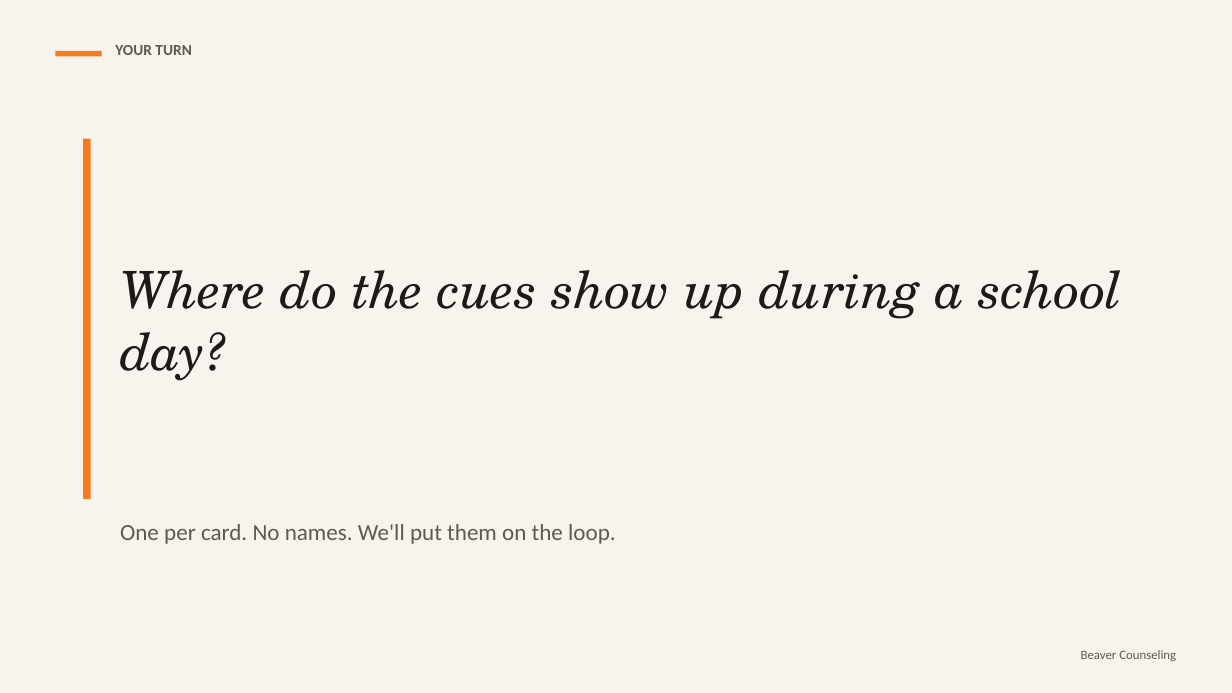
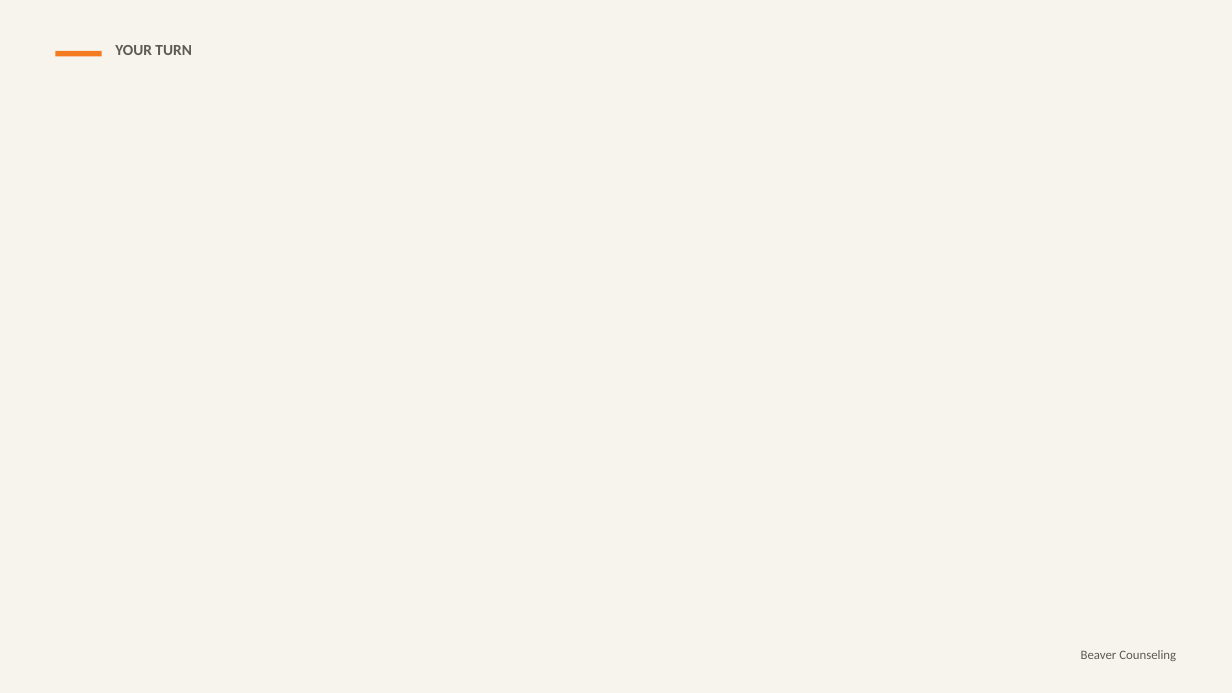
Before and after one commit to rmwtoolkit/bcds-toolkit, a slide deck: slide 9 of decks/vaping-and-your-brain-lesson-v2.pptx (slide 6 before the commit). Drawn at 1232x693 pixels with LibreOffice and Linux fonts; fonts in the diff are those of the drawing; background and template pictures are left out. Boxes give left, top, right and bottom in pixels: in the first picture for what was removed or moved away, otherwise in the second. Text is boxed around its words. In the diff, an @@ line names an element or a change of style, - is before the commit and + after.

```diff
--- a/decks/vaping-and-your-brain-lesson-v2.pptx
+++ b/decks/vaping-and-your-brain-lesson-v2.pptx
@@ rectangle removed at (x1=83, y1=139, x2=91, y2=499) @@
@@ text removed at (x1=120, y1=270, x2=1123, y2=381) @@
-Where do the cues show up during a school day?
@@ text removed at (x1=120, y1=524, x2=616, y2=544) @@
-One per card. No names. We'll put them on the loop.
```
Also in this commit, not shown: 10 other slides changed, 8 slides added, 2 slides removed, 5 other files.
